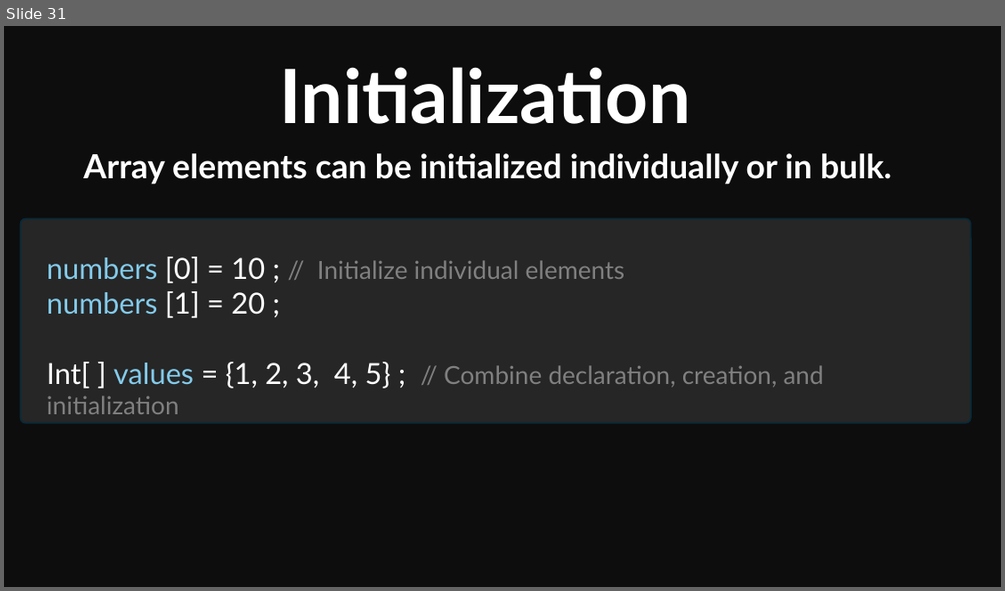
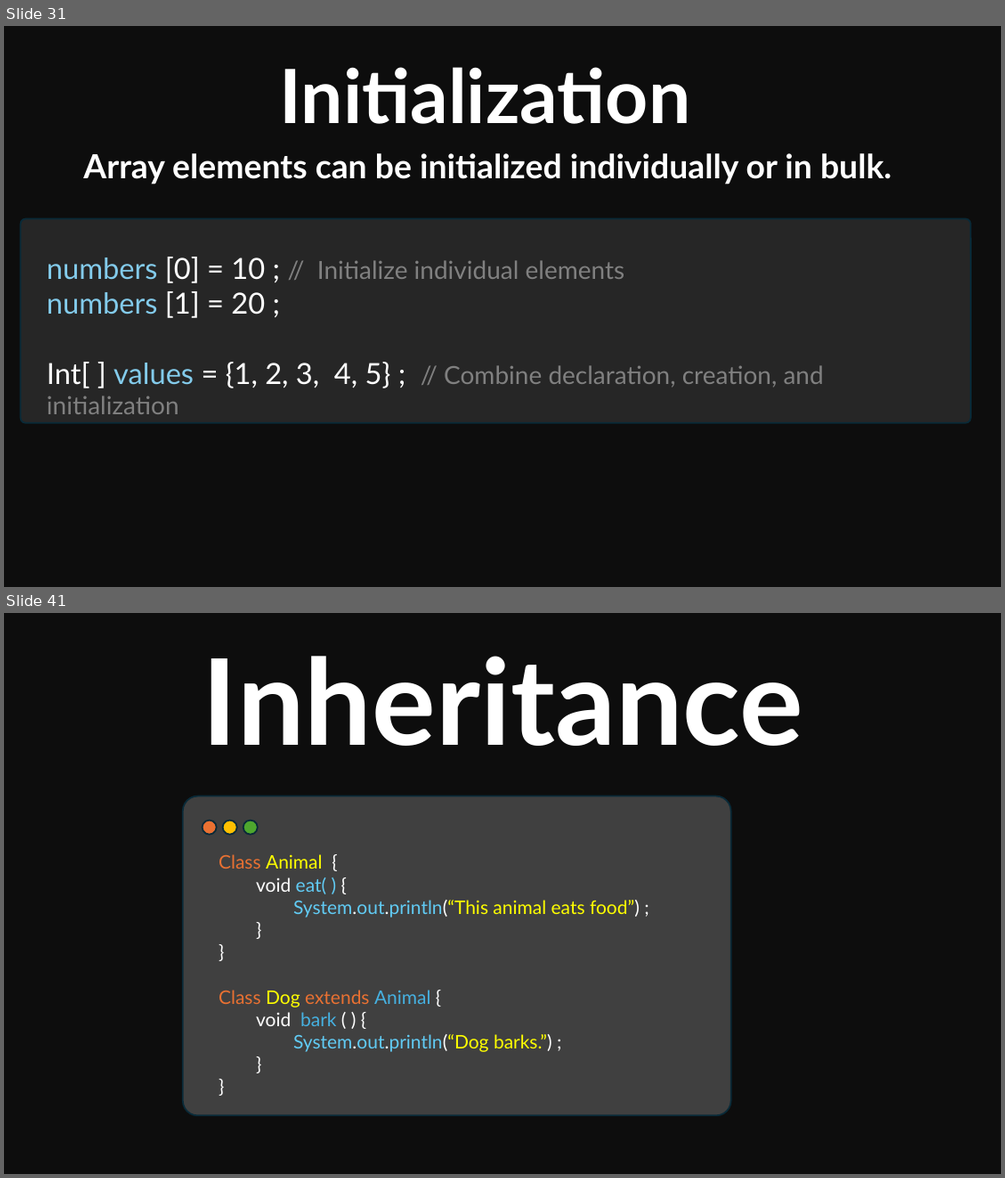
Before and after one commit to Mohitscodiclab/Java_Full_Course, a slide deck: JAVA.pptx. Shown one above the other, each under a label of ours: slide 31 before the commit, slides 31 and 41 after it; the slides between them are not shown. The pictures are 1005x591 and 1005x1178 pixels, drawn with LibreOffice and Linux fonts; fonts in the diff are those of the drawing. Boxes give left, top, right and bottom in pixels: in the first picture for what was removed or moved away, otherwise in the second. Text is boxed around its words. In the diff, an @@ line names an element or a change of style, - is before the commit and + after.

```diff
--- a/JAVA.pptx
+++ b/JAVA.pptx
@@ slide 41 added at [4, 613, 1001, 1174], background #0D0D0D @@
@@ text added at [202, 656, 803, 746], 115 pt, text #FFFFFF, bold @@
+Inheritance
@@ rounded rectangle added at [183, 796, 731, 1116], fill #404040, outline #092A39 1.5 pt @@
@@ ellipse added at [202, 820, 217, 835], fill #E97132, outline #092A39 1.5 pt @@
@@ ellipse added at [222, 820, 236, 835], fill #FFC000, outline #092A39 1.5 pt @@
@@ ellipse added at [243, 820, 258, 835], fill #4EA72E, outline #092A39 1.5 pt @@
@@ text added at [218, 854, 639, 1052], 18 pt, text #FFFF00 @@
+Class Animal {
+void eat( ) {
+System.out.println(“This animal eats food”) ;
+}
+}
+Class Dog extends Animal {
+void bark ( ) {
+System.out.println(“Dog barks.”) ;
+}
+}
```
Also in this commit, not shown: 17 other slides added, 34 other files.
